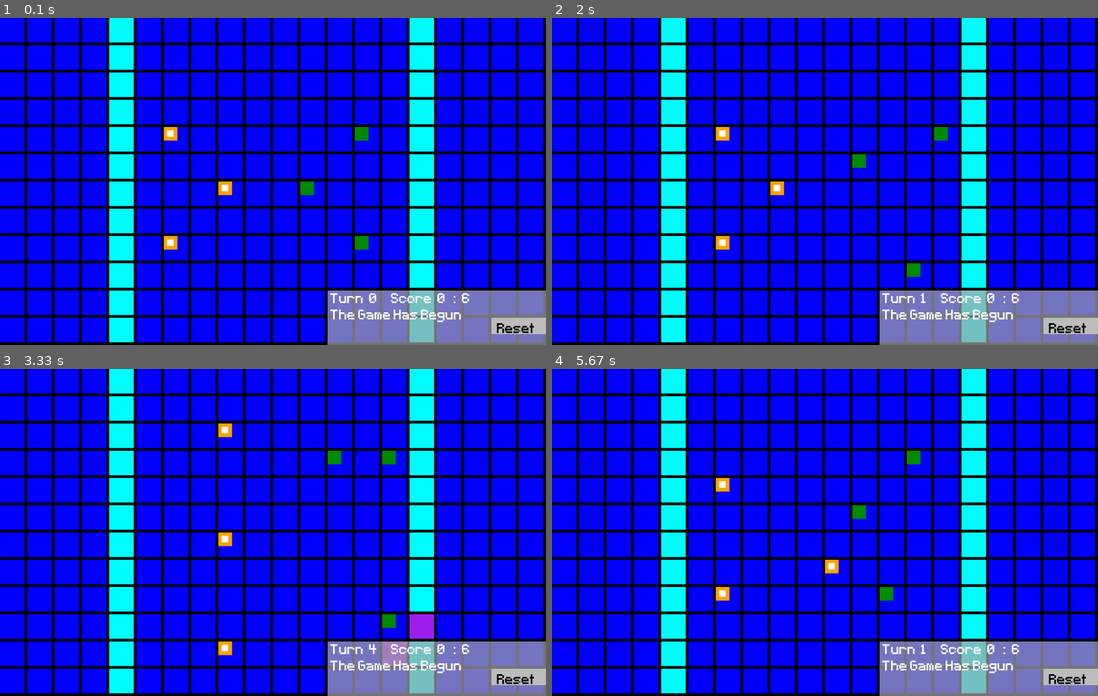
Above: before the commit, frames 1-4 (two rows, left to right).
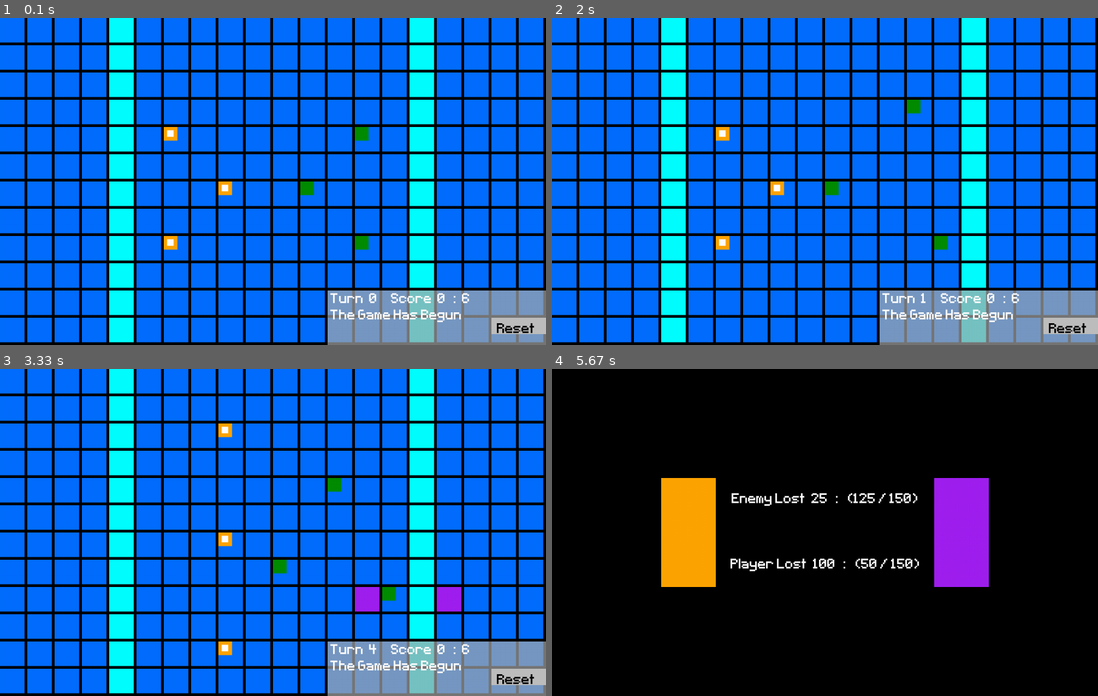
Above: after the commit, the same moments.

Repository: LWhite200/pygames
Game: pygame game, started from Final War/Final War.py
Same seed, same stepped clock (60 frames per second), same inputs: the game is played once before the commit and once after it.
Inputs (mouse positions are in pixels of both pictures, inside the frame that each line leads up to):
- Up to frame 1 (0.1 s): no input
- Up to frame 2 (2 s): tap Enter at 0.33, 1, 1.67 s; press the mouse at (721, 243) at 0.7 s; move the mouse to (759, 204) at 0.8 s; release the mouse at (792, 168) at 0.93 s; click "Reset" at 1.38 s
- Up to frame 3 (3.33 s): tap Enter at 2.07, 2.37, 3.3 s; press the mouse at (169, 594) at 2.6 s; move the mouse to (322, 624) at 2.7 s; release the mouse at (475, 656) at 2.83 s; press the mouse at (169, 483) at 2.93 s; move the mouse to (300, 467) at 3.03 s; release the mouse at (436, 447) at 3.17 s
- Up to frame 4 (5.67 s): press the mouse at (775, 539) at 3.6 s; move the mouse to (819, 584) at 3.7 s; release the mouse at (863, 630) at 3.83 s; press the mouse at (775, 646) at 3.93 s; move the mouse to (857, 575) at 4.03 s; release the mouse at (945, 503) at 4.17 s; press the mouse at (1070, 676) at 4.27 s; move the mouse to (863, 584) at 4.37 s; release the mouse at (650, 489) at 4.5 s; press the mouse at (775, 539) at 4.6 s; move the mouse to (710, 545) at 4.7 s; release the mouse at (639, 555) at 4.83 s; press the mouse at (1070, 676) at 4.93 s; move the mouse to (1032, 584) at 5.03 s; release the mouse at (994, 489) at 5.17 s; press the mouse at (775, 539) at 5.27 s; move the mouse to (835, 555) at 5.37 s; release the mouse at (895, 571) at 5.5 s; tap Enter at 5.63 s

The runs differ from the first frame. In frame 1, 73% of the frame differs, in the area x 0-100%, y 0-100%; in frame 2, 73%; in frame 3, 74%; in frame 4, 85%.

Commit message:
Add files via upload

Diff:
--- a/Final War/Final War.py
+++ b/Final War/Final War.py
@@ -1,4 +1,5 @@
 " Things to add: barriers, types, ranged attacks, enemy a.i."
+" Make it so that fences can be broken over time, enemy step on theirs "
 
 from collections import deque
 from fractions import Fraction
@@ -87,6 +88,11 @@
             self.curHP = 150
             self.power = 100
             self.moveDistance = 2
+        elif type == "God":
+            self.maxHP = 1500
+            self.curHP = 1500
+            self.power = 1000
+            self.moveDistance = 20
 
 EnemyObjs = []
 class enemObj:
@@ -104,32 +110,54 @@
 
     def moveRandom(self):
         xx, yy = self.x // wrdDiv, self.y // wrdDiv
-        ranStep = random.randint(1, 4)
-        if ranStep == 1 and self.x >= wrdDiv and not wObj[xx - 1][yy]:
-            wObj[xx][yy] = None
-            wObj[xx - 1][yy] = self
-            self.x -= wrdDiv
-        elif ranStep == 2 and self.x < width - wrdDiv and not wObj[xx + 1][yy]:
-            wObj[xx][yy] = None
-            wObj[xx + 1][yy] = self
-            self.x += wrdDiv
-        elif ranStep == 3 and self.y < height - wrdDiv and not wObj[xx][yy + 1]:
-            wObj[xx][yy] = None
-            wObj[xx][yy + 1] = self
-            self.y += wrdDiv
-        elif ranStep == 4 and self.y >= wrdDiv and not wObj[xx][yy - 1]:
-            wObj[xx][yy] = None
-            wObj[xx][yy - 1] = self
-            self.y -= wrdDiv
+        decrease = False
+
+        dir = [(-1, 0), (1, 0), (0, 1), (0, -1)]
+
+        while True:
+            ranStep = random.randint(1, 5)
+            if self.canBeAttacked and random.random() < 0.95:
+                decrease = True
+                ranStep = 5
+
+            if ranStep == 5: # decrease the likely hood it will not move
+                if decrease:
+                    break
+                decrease = True
+
+            else:
+                dx, dy = dir[ranStep - 1]
+                new_x, new_y = xx + dx, yy + dy
+
+                if 0 <= new_x < width // wrdDiv and 0 <= new_y < height // wrdDiv:
+                    if wObj[new_x][new_y]:
+                        obj = wObj[new_x][new_y]
+                        if isinstance(obj, Fences):
+                            if obj.team: # false means it is a enemy
+                                continue
+                        else:
+                            continue
+
+                    wObj[xx][yy] = None
+                    wObj[new_x][new_y] = self
+                    self.x, self.y = new_x * wrdDiv, new_y * wrdDiv
+                    break
+
         self.rect.topleft = (self.x, self.y)
 
     def chooseMove(self):
         RN = random.randint(2, 5) # 5 means do nothing
 
-        if self.canBeAttacked and random.random() < 0.75:
-            RN = 1
+        if self.canBeAttacked and random.random() < 0.875:
+            if random.random() < 0.75:
+                RN = 1
+            elif random.random() < 90:
+                RN = 2
+            else:
+                RN = 3
         self.isDefending = False
         enemy.canBeAttacked = False
+
         if RN == 1:
             eneAttack(self)
         elif RN == 2:
@@ -151,8 +179,8 @@
 
         if 0 <= adj_x < wth and 0 <= adj_y < hth:
             player = wObj[adj_x][adj_y]
-            if isinstance(player, playObj) and random.random() < 0.5:
-                attackFunct(player, ene, False)
+            if isinstance(player, playObj):
+                attackFunct(player, ene, False, False)
                 break
 
 def enePush(ene):
@@ -179,6 +207,11 @@
         new_y = target.y + (nY * pushDist)
 
         if 0 <= new_x < width and 0 <= new_y < height:
+            if isinstance(target, playObj):
+                if target.isDefending:
+                    attackFunct(target, ene, False, True)
+
+            global toDisplayText
             toDisplayText = "Enemy Pushed Someone"
             target.x = new_x
             target.y = new_y
@@ -206,11 +239,12 @@
     updateBoard()
 
 PlayerObjs.append(playObj(300, 200, "norm"))
-PlayerObjs.append(playObj(400, 300, "norm"))
+PlayerObjs.append(playObj(400, 300, "God"))
 PlayerObjs.append(playObj(300, 400, "norm"))
 EnemyObjs.append(enemObj(650, 200))
 EnemyObjs.append(enemObj(550, 300))
 EnemyObjs.append(enemObj(650, 400))
+
 
 dragging_player = None
 drag_offset_x = 0
@@ -261,20 +295,28 @@
 battleText = ["Battle 0", "Battle 1", 0]
 showAttackScreen = False
 
-def attackFunct(pla, ene, who):
+def attackFunct(pla, ene, who, pWD):
     global showAttackScreen, battleText
     pAta, eAta = pla.power, ene.power
     if not who: # enemy attacked
-        if pla.isDefending:
+        if pla.isDefending and not pWD:
             eAta = eAta // 4
             pAta = pAta // 3
+            pla.isDefending = False
+        elif pla.isDefending and pWD:
+            eAta = 0
+            pAta = pAta // 2
             pla.isDefending = False
         else:
             pAta = pAta // 4
     else: # player attacked
-        if ene.isDefending:
+        if ene.isDefending and not pWD:
             pAta = pAta // 4
             eAta = eAta // 3
+            ene.isDefending = False
+        elif ene.isDefending and pWD:
+            pAta = pAta // 2
+            eAta = 0
             ene.isDefending = False
         else:
             eAta = eAta // 4
@@ -295,6 +337,8 @@
     elif pla.curHP <= 0:
         battleText[2] = 1
         PlayerObjs.remove(pla)
+    elif pWD:
+        battleText[2] = 4
     updateBoard()
     ene.canBeAttacked = False
 
@@ -328,11 +372,36 @@
             deathNotice = "Enemy Died"
         elif battleText[2] == 3:
             deathNotice = "Both Died"
+        else:
+            deathNotice = "!!!PWD HYPE!!!"
 
         eA_surf = font.render(deathNotice, False, (254, 254, 254))
         eA_rect = eA_surf.get_rect(center=(width // 2, height * Fraction(4, 5)))
         screen.blit(eA_surf, eA_rect)
 
+def gameOverScreen(pWin):
+    screen.blit(background, background_rect)
+
+    if pWin:
+        p = pygame.Surface((100, 200))
+        p.fill('Orange')
+        p_rect = p.get_rect(center=(width // 2, height // 2))
+        screen.blit(p, p_rect)
+
+        eA_surf = font.render("You Win", False, (254, 254, 254))
+        eA_rect = eA_surf.get_rect(center=(width // 2, height * Fraction(4, 5)))
+        screen.blit(eA_surf, eA_rect)
+    else:
+        e = pygame.Surface((100, 200))
+        e.fill('Purple')
+        e_rect = e.get_rect(center=(width // 2, height // 2))
+        screen.blit(e, e_rect)
+
+        eA_surf = font.render("You Lost", False, (254, 254, 254))
+        eA_rect = eA_surf.get_rect(center=(width // 2, height * Fraction(4, 5)))
+        screen.blit(eA_surf, eA_rect)
+
+
 # ------------------------------------------------------------------------------------------------------------
 # ------------------------------------------------------------------------------------------------------------
 # ------------------------------------------------------------------------------------------------------------
@@ -340,6 +409,7 @@
 sideMenu = [False, None]
 buttonMoveUp = False
 
+
 def displayBoard():
 
     screen.blit(background, background_rect)
@@ -347,7 +417,7 @@
     # World Grid display
     for i in range(0, wth):
         for j in range(0, hth):
-            color = "Blue" if world[i][j] == 0 else "Cyan" if world[i][j] == 1 else "Green" if world[i][j] == 2 else "Magenta"
+            color = (0, 110, 255) if world[i][j] == 0 else "Cyan" if world[i][j] == 1 else "Green" if world[i][j] == 2 else "Magenta"
             pygame.draw.rect(screen, color, pygame.Rect(i * wrdDiv, j * wrdDiv, 45, 45))
 
     for fence in fenceObjs:
@@ -448,9 +518,33 @@
             if not button.onForever:
                 button.isOn = False
 
+def gameOverScreen(pWin):
+    screen.blit(background, background_rect)
+
+    if pWin:
+        p = pygame.Surface((100, 200))
+        p.fill('Orange')
+        p_rect = p.get_rect(center=(width // 2, height // 2))
+        screen.blit(p, p_rect)
+
+        eA_surf = font.render("You Win", False, (254, 254, 254))
+        eA_rect = eA_surf.get_rect(center=(width // 2, height * Fraction(4, 5)))
+        screen.blit(eA_surf, eA_rect)
+    else:
+        e = pygame.Surface((100, 200))
+        e.fill('Purple')
+        e_rect = e.get_rect(center=(width // 2, height // 2))
+        screen.blit(e, e_rect)
+
+        eA_surf = font.render("You Lost", False, (254, 254, 254))
+        eA_rect = eA_surf.get_rect(center=(width // 2, height * Fraction(4, 5)))
+        screen.blit(eA_surf, eA_rect)
+
+
 
 def reset():
-    global PlayerObjs, EnemyObjs, fenceObjs, world, wObj, worldScore, curTurn, toDisplayText
+    global PlayerObjs, EnemyObjs, fenceObjs, world, wObj, worldScore, curTurn, toDisplayText, gameDone, showAttackScreen
+    gameDone, showAttackScreen = False, False
     world = [[0 for _ in range(hth)] for _ in range(wth)]
     wObj = [[None for _ in range(hth)] for _ in range(wth)]
     worldScore = [0, 0]
@@ -475,10 +569,24 @@
 buildMode = False
 pushMode = False
 pullMode = False
+gameDone = False
+
 
 while True:
 
-    if pullMode and not showAttackScreen:
+    if not PlayerObjs or not EnemyObjs and not showAttackScreen:
+        toDisplayText = "Game Over"
+        gameDone = True
+
+        for event in pygame.event.get():
+            if event.type == pygame.KEYDOWN or event.type == pygame.MOUSEBUTTONDOWN:
+                reset()
+            if event.type == pygame.QUIT:
+                pygame.quit()
+
+
+
+    if pullMode and not showAttackScreen and not gameDone:
         dir = [(wrdDiv, 0), (-wrdDiv, 0), (0, wrdDiv), (0, -wrdDiv)]
         newDir = []
         px, py = playerAttacking.rect.x, playerAttacking.rect.y
@@ -534,7 +642,7 @@
                     playerAttacking = None
                     closeSideMenu()
                     updateBoard()
-    elif pushMode and not showAttackScreen:
+    elif pushMode and not showAttackScreen and not gameDone:
         dir = [(wrdDiv, 0), (-wrdDiv, 0), (0, wrdDiv), (0, -wrdDiv)]
         newDir = []
         px, py = playerAttacking.rect.x, playerAttacking.rect.y
@@ -586,6 +694,8 @@
                                     enemy.y = new_y
                                     enemy.rect.topleft = (enemy.x, enemy.y)
                                     playerAttacking.hasMoved, playerAttacking.doneAttack = True, True
+                                    if enemy.isDefending:
+                                        attackFunct(playerAttacking, enemy, True, True)
                                     updateBoard()
                                 else:
                                     toDisplayText = ("Couldn't push " + str(pushDist // wrdDiv))
@@ -596,7 +706,7 @@
                     playerAttacking = None
                     closeSideMenu()
                     updateBoard()
-    elif buildMode and not showAttackScreen and not pushMode:
+    elif buildMode and not showAttackScreen and not pushMode and not gameDone:
         dir = [(wrdDiv, 0), (-wrdDiv, 0), (0, wrdDiv), (0, -wrdDiv)]
         newDir = []
         px, py = playerAttacking.rect.x, playerAttacking.rect.y
@@ -641,7 +751,10 @@
             if event.type == pygame.QUIT:
                 pygame.quit()
 
-    if not buildMode and not showAttackScreen and not pushMode: #-------------------------------------------------
+
+
+
+    if not buildMode and not showAttackScreen and not pushMode and not gameDone: #-------------------------------------------------
         for event in pygame.event.get():
             if event.type == pygame.QUIT:
                 pygame.quit()
@@ -669,7 +782,7 @@
                         for enemy in EnemyObjs:
                             if enemy.rect.collidepoint(event.pos) and playerAttacking:
                                 if abs(playerAttacking.x - enemy.x) <= wrdDiv and abs(playerAttacking.y - enemy.y) <= wrdDiv:
-                                    attackFunct(playerAttacking, enemy, True)
+                                    attackFunct(playerAttacking, enemy, True, False)
                                     playerAttacking.doneAttack = True
                                     playerAttacking.hasMoved = True
                                     playerAttacking.isAttacking = False
@@ -768,9 +881,14 @@
                     updateBoard()
                     dragging_player = None
 
-    if not showAttackScreen:
+    if not showAttackScreen and not gameDone:
         displayBoard()
+    elif showAttackScreen:
+        battleScreen()
     else:
-        battleScreen()
+        if PlayerObjs:
+            gameOverScreen(True)
+        else:
+            gameOverScreen(False)
     pygame.display.update()
     clock.tick(60)
